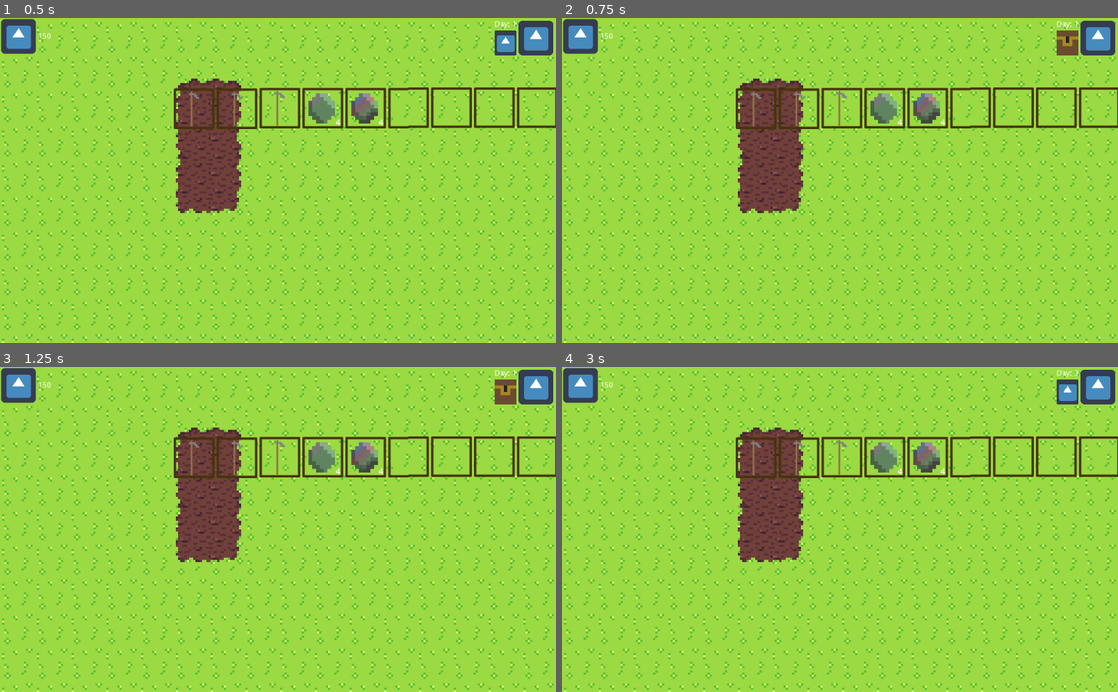
Above: before the commit, frames 1-4 (two rows, left to right).
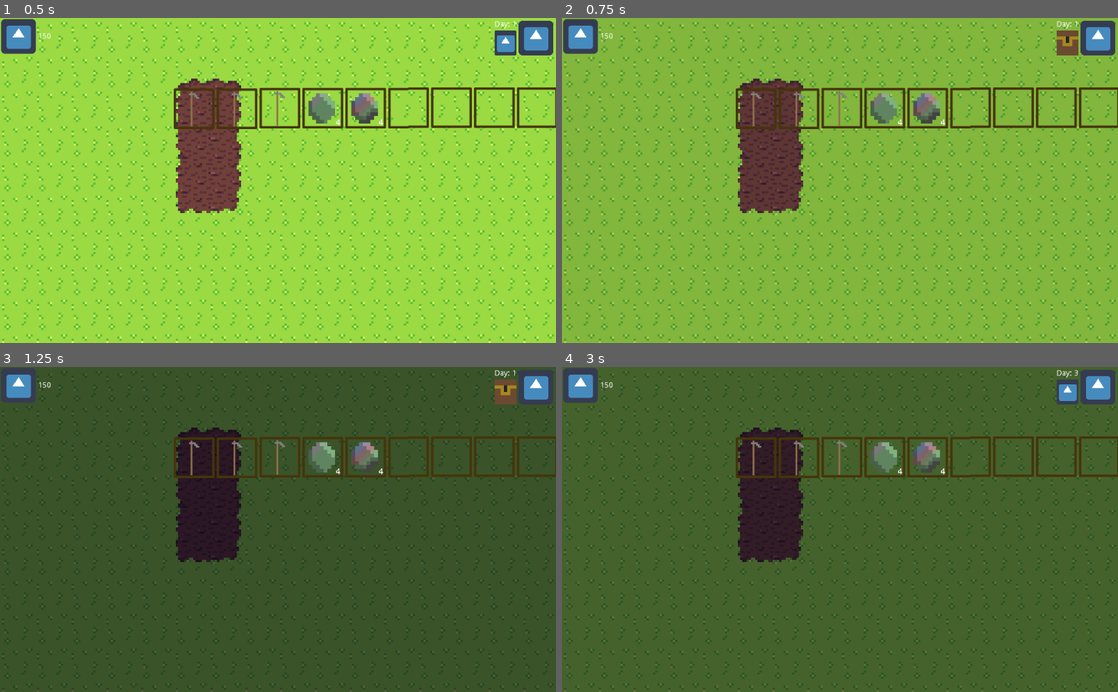
Above: after the commit, the same moments.

Repository: mrtheduts/GoGodotJam3
Game: Godot game, scene res://src/Main/Main.tscn
Same seed, same stepped clock (60 frames per second), same inputs: the game is played once before the commit and once after it. The engine's default icon, where the game draws it, is replaced by a stand-in: a white triangle on a blue panel in a dark square.
Inputs (mouse positions are in pixels of both pictures, inside the frame that each line leads up to):
- Up to frame 1 (0.5 s): no input
- Up to frame 2 (0.75 s): click (1095, 37) at 0.5 s
- Up to frame 3 (1.25 s): no input
- Up to frame 4 (3 s): click (1095, 386) at 1.25 s; click (1095, 386) at 2 s; tap Enter at 2.75 s; move the mouse to (962, 513) at 2.77 s; press the mouse at (962, 513) at 2.78 s

Frame 1 is identical in both runs. In frame 2, 91% of the frame differs, in the area x 0-100%, y 0-100%; in frame 3, 96%; in frame 4, 96%.

Commit message:
Add color modulation for night time and shop restock every day
The shop should restock every day, and with the world manager we
can now make this a reality.

Since there is a day time and a night time, the difference is shown
with different color modulations.

Part of the World Manager task.

Diff:
--- a/src/CloseUpPlot/CloseUpPlot.gd
+++ b/src/CloseUpPlot/CloseUpPlot.gd
@@ -1,6 +1,10 @@
 extends Node2D
 
 class_name CloseUpPlot
+
+func _ready():
+	Utils.conn_nodes(WorldManager, "time_changed", self, "_on_WorldManager_time_changed")
+	self.modulate = WorldManager.current_color()
 
 func add_node_and_focus_camera(new_node: Node2D, cam_offset: Vector2 = Vector2.ZERO, cam_zoom: float = 1.0):
 	add_child(new_node)
@@ -11,3 +15,13 @@
 	var pos = $Camera2D.position - Vector2(600,800)
 	$WateringParticles.position = pos
 	$WateringParticles.emitting = state
+
+func _on_WorldManager_time_changed():
+	var color = WorldManager.current_color()
+	$Tween.interpolate_property(
+		self, "modulate",
+		self.modulate, color,
+		Constants.TIME_TRANSITION_DURATION,
+		Constants.TIME_TRANSITION_CURVE, Constants.TIME_TRANSITION_EASE
+	)
+	$Tween.start()
--- a/src/CloseUpPlot/CloseUpPlot.tscn
+++ b/src/CloseUpPlot/CloseUpPlot.tscn
@@ -66,3 +66,5 @@
 initial_velocity_random = 1.0
 tangential_accel = 45.0
 tangential_accel_random = 0.5
+
+[node name="Tween" type="Tween" parent="."]
--- a/src/Garden/Garden.gd
+++ b/src/Garden/Garden.gd
@@ -25,12 +25,14 @@
 func _ready():
 	Utils.conn_nodes(PlayerState, "planting_mode", self, "_on_PlayerState_planting_mode")
 	Utils.conn_nodes(PlayerState, "edit_garden_mode", self, "_on_PlayerState_edit_garden_mode")
+	Utils.conn_nodes(WorldManager, "time_changed", self, "_on_WorldManager_time_changed")
 
 	if (crop_tiles.empty()):
 		init_garden()
 
 	draw_grass_area()
 	draw_garden_tiles()
+	self.modulate = WorldManager.current_color()
 
 func _unhandled_input(event):
 	if Input.is_action_pressed("mouse_leftbtn"):
@@ -98,6 +100,16 @@
 		y = tile_pos.y + 1
 		if get_cell(x, y) == GRASS_TILE_ID and $SelectedTiles.get_cell(x, y) == -1:
 			$SelectedTiles.set_cell(x, y, SELECTION_TILE_ID)
+
+func _on_WorldManager_time_changed() -> void:
+	var color = WorldManager.current_color()
+	$Tween.interpolate_property(
+		self, "modulate",
+		self.modulate, color,
+		Constants.TIME_TRANSITION_DURATION,
+		Constants.TIME_TRANSITION_CURVE, Constants.TIME_TRANSITION_EASE
+	)
+	$Tween.start()
 
 func end_selection_mode():
 	planting_mode = false
--- a/src/Garden/Garden.tscn
+++ b/src/Garden/Garden.tscn
@@ -17,3 +17,5 @@
 format = 1
 
 [node name="Camera2D" parent="." instance=ExtResource( 4 )]
+
+[node name="Tween" type="Tween" parent="."]
--- a/src/Shop/Shop.gd
+++ b/src/Shop/Shop.gd
@@ -30,6 +30,9 @@
 
 var displayed_tools_id : Array = [1]
 
+func _on_WorldManager_new_day():
+	restock()
+
 func _on_SeedPacket_selection(id: int):
 	selected_item = get_item_by_id(str(id))
 	shopper_sell(selected_item["dialog"])
@@ -46,6 +49,7 @@
 				$Dialog.skip_dialog = true
 
 func _ready():
+	Utils.conn_nodes(WorldManager, "new_day", self, "_on_WorldManager_new_day")
 	restock()
 
 	if shop_items.size() > 0:
--- a/src/Singletons/Constants.gd
+++ b/src/Singletons/Constants.gd
@@ -1,13 +1,20 @@
 #
 # Constants.gd - Constants for entire project
 #
-
 class_name Constants
-
-const TURNS_PER_TIME_SLOT: int = 2
 
 const STARTING_MONEY: int = 10
 const STARTING_STORAGE_SPACE: int = 5
+
+# WORLD
+const DAY_COLOR = Color.white
+const NIGHT_COLOR = Color.midnightblue
+const DAY_COLOR_FACTOR = 0.0
+const NIGHT_COLOR_FACTOR = 0.2
+
+const TIME_TRANSITION_DURATION = 0.8
+const TIME_TRANSITION_CURVE = Tween.TRANS_LINEAR
+const TIME_TRANSITION_EASE = Tween.EASE_IN_OUT
 
 # PLANT
 const MUTATION_ODDS = 100
--- a/src/Singletons/WorldManager/WorldManager.gd
+++ b/src/Singletons/WorldManager/WorldManager.gd
@@ -55,6 +55,13 @@
 	return "World Manager:\nDay " + String(_day) + "\n" + TimeOfDay.keys()[_time].capitalize() \
 		+ "\n" + Weather.keys()[_weather].capitalize()
 
+func current_color() -> Color:
+	var colorArray = [
+		Constants.DAY_COLOR.lightened(Constants.DAY_COLOR_FACTOR),
+		Constants.NIGHT_COLOR.lightened(Constants.NIGHT_COLOR_FACTOR)
+	]
+	return colorArray[_time]
+
 func save_stats() -> Dictionary:
 	var save_dict = {
 		"filename" : get_filename(),
